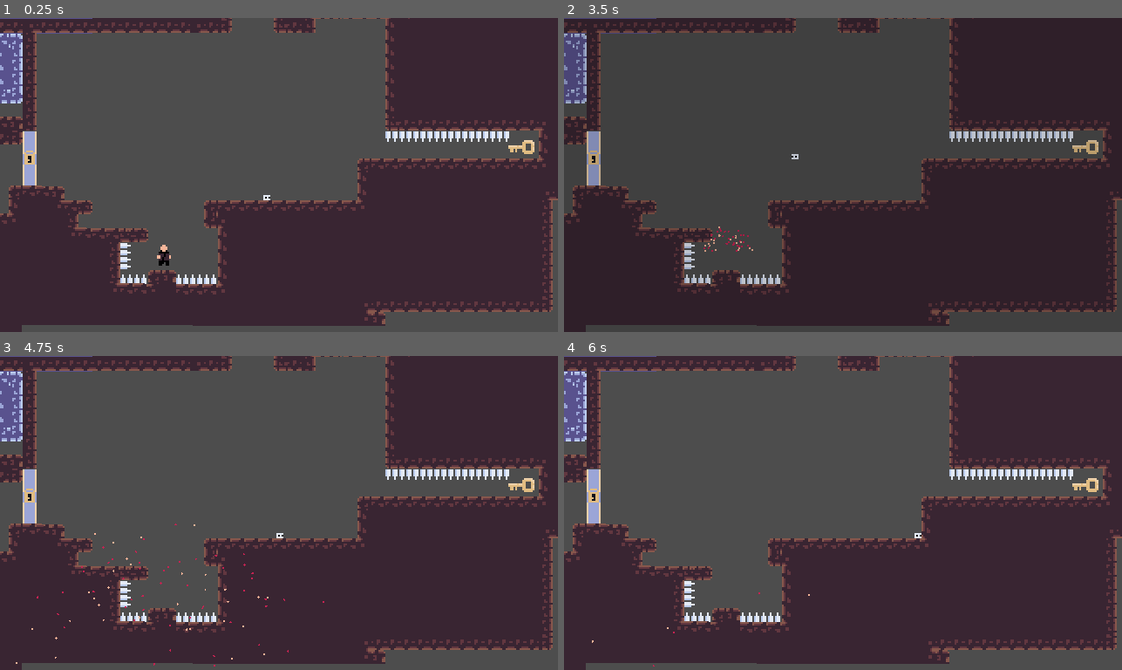
Above: before the commit, frames 1-4 (two rows, left to right).
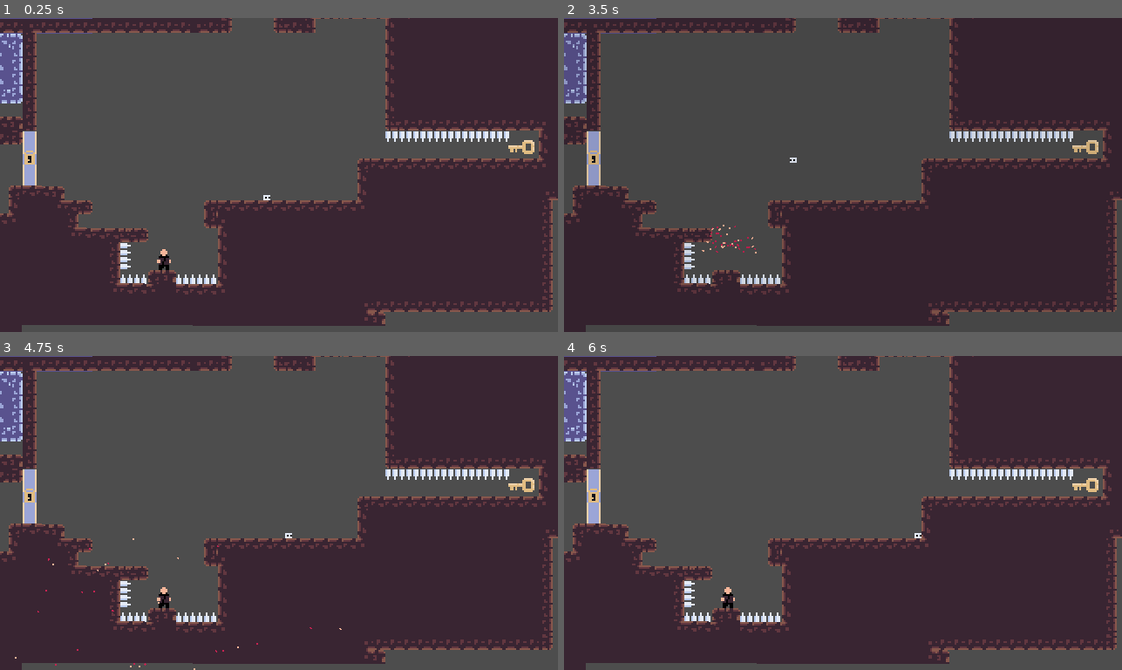
Above: after the commit, the same moments.

Repository: MikealMaksimus/DayDream
Game: Godot game, scene res://test_scene.tscn
The game is run twice, just before and just after one commit, with the same random seed, the same clock (stepped at 60 frames per second) and the same inputs. The project has no main scene, so this scene is started directly.
Inputs:
- Up to frame 1 (0.25 s): no input
- Up to frame 2 (3.5 s): hold Space (jump) 0.53-1.28 s; hold D (right) 0.53-2.03 s; tap K (Posess) at 1.35, 2.85 s; tap Space (jump) at 1.52, 1.55, 1.82, 3.02, 3.05, 3.32 s; tap Enter at 2 s; hold Space (jump) 2.03-2.78 s; hold A (left) from 2.03 s (still down)
- Up to frame 3 (4.75 s): hold Space (jump) 3.53-4.28 s; release A (left) at 4.28 s; hold D (right) from 4.28 s (still down); tap K (Posess) at 4.35 s; tap Space (jump) at 4.52, 4.55 s
- Up to frame 4 (6 s): keep holding D (right); tap Space (jump) at 4.82 s; hold Space (jump) 5.03-5.78 s; tap K (Posess) at 5.85 s

The runs differ from the first frame. In frame 1, 0.1% of the frame differs, in the area x 28-31%, y 72-81%; in frame 2, 0.2%; in frame 3, 0.3%, in the area x 2-62%, y 53-100%; in frame 4, 0.1%.

Commit message:
UusYritys

Diff:
--- a/big_dude.gd
+++ b/big_dude.gd
@@ -1,7 +1,7 @@
 extends CharacterBody2D
 
 var onArea = false
-var gravity = 50
+var gravity = 150
 
 var blow = preload("res://DudeExplos.mp3")
 var audio = preload("res://audio_player.tscn")
--- a/dude.gd
+++ b/dude.gd
@@ -1,7 +1,7 @@
 extends CharacterBody2D
 
 var onArea = false
-var gravity = 50
+var gravity = 150
 
 var blood = preload("res://blood_splash.tscn")
 var blow = preload("res://DudeExplos.mp3")
--- a/project.godot
+++ b/project.godot
@@ -57,6 +57,10 @@
 ]
 }
 
+[physics]
+
+common/physics_ticks_per_second=120
+
 [rendering]
 
 textures/canvas_textures/default_texture_filter=0
